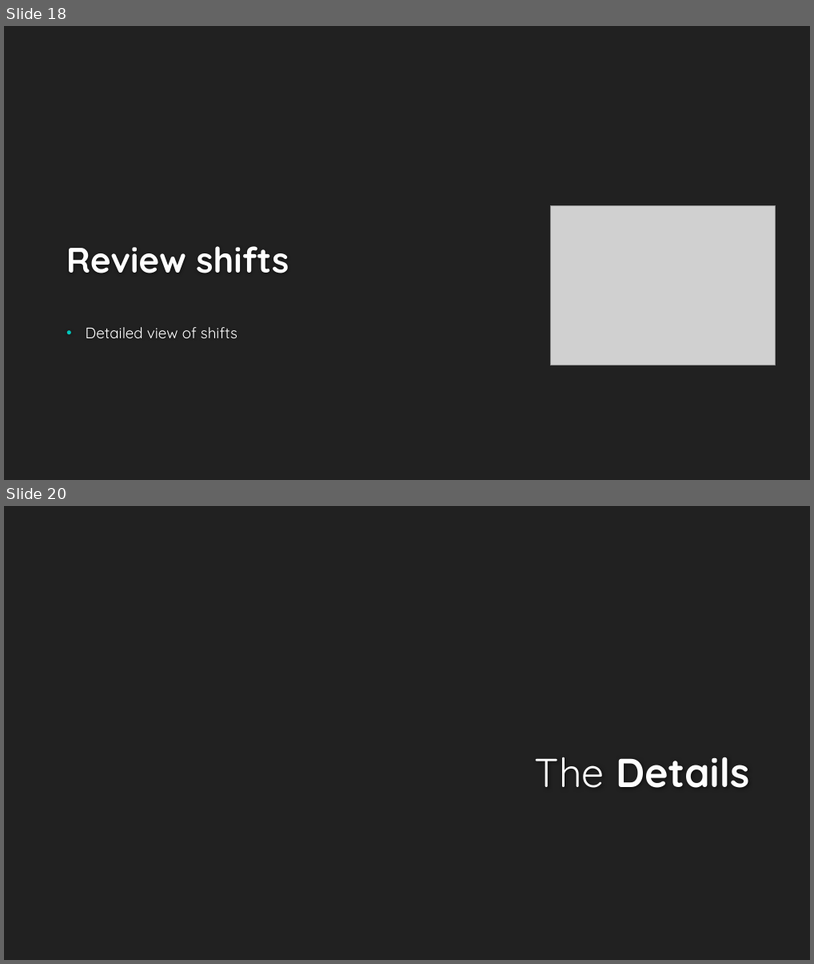
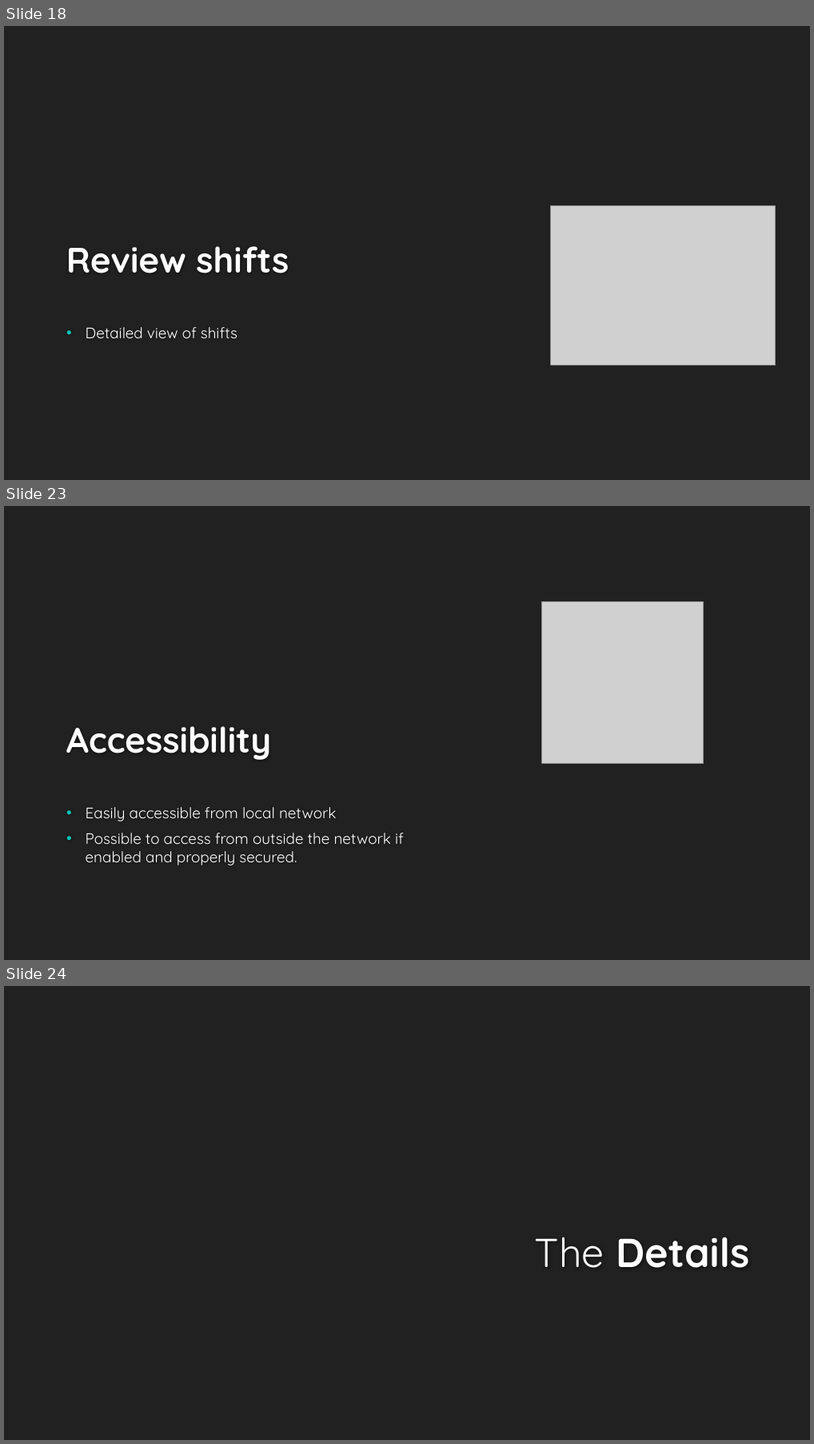
Before and after one commit to prospider/Project-Opal, a slide deck: Final Presentation.pptx. Shown one above the other, each under a label of ours: slides 18 and 20 before the commit, slides 18, 23 and 24 after it; the slides between them are not shown. The pictures are 814x964 and 814x1444 pixels, drawn with LibreOffice and Linux fonts; fonts in the diff are those of the drawing; grey boxes stand for pictures; background and template pictures are left out. Boxes give left, top, right and bottom in pixels: in the first picture for what was removed or moved away, otherwise in the second. Text is boxed around its words. In the diff, an @@ line names an element or a change of style, - is before the commit and + after.

```diff
--- a/Final Presentation.pptx
+++ b/Final Presentation.pptx
@@ slide 23 added at box(4, 506, 810, 960), background #212121 @@
@@ picture added at box(542, 601, 704, 763) @@
@@ title added at box(66, 726, 271, 760), 42 pt, text #FEFEFE, bold @@
+Accessibility
@@ text added at box(86, 807, 404, 865), 18 pt, text #FFFFFF @@
+• Easily accessible from local network
+• Possible to access from outside the network if enabled and properly secured.
@@ what was slide 20 is now slide 24 @@
```
Also in this commit, not shown: 4 slides changed, 8 other slides added, 2 slides removed, 8 other files.
